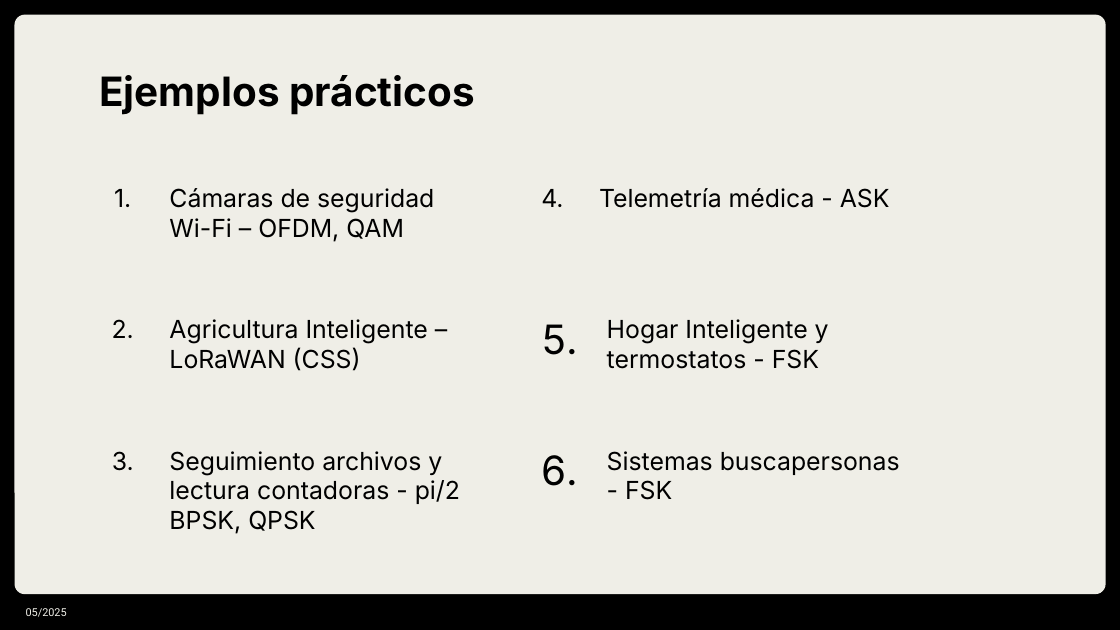
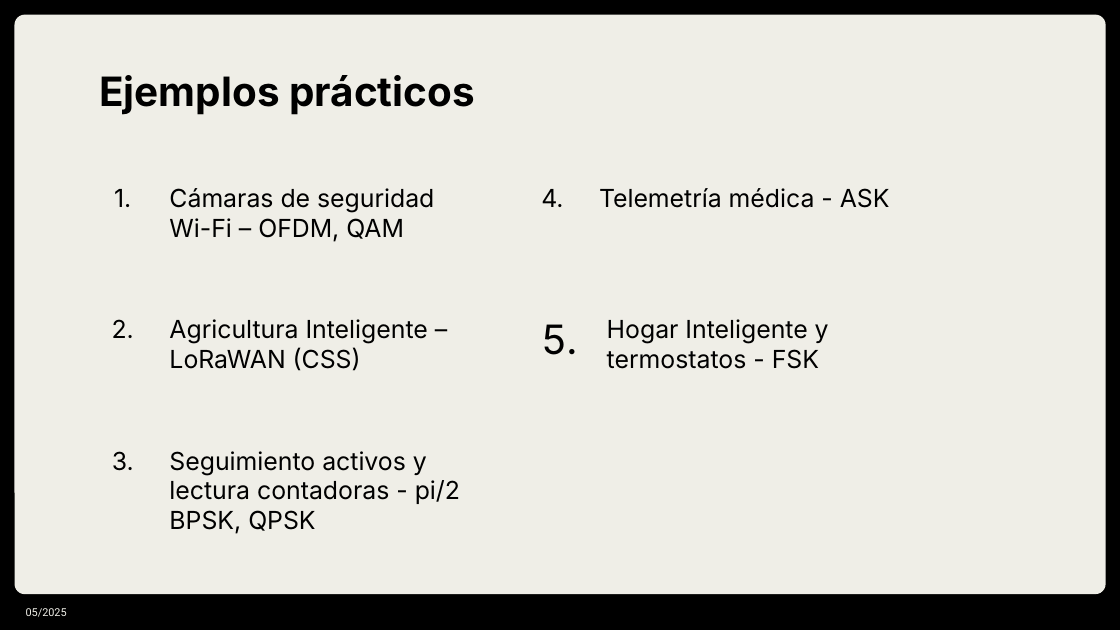
Before and after one commit to juanluserra/master_bigdata, a slide deck: slide 13 of IOT/trabajo/presentacion.pptx. Drawn at 1120x630 pixels with LibreOffice and Linux fonts; fonts in the diff are those of the drawing. Boxes give left, top, right and bottom in pixels: in the first picture for what was removed or moved away, otherwise in the second. Text is boxed around its words. In the diff, an @@ line names an element or a change of style, - is before the commit and + after.

Commit message:
Correciones en la presentacion.

```diff
--- a/IOT/trabajo/presentacion.pptx
+++ b/IOT/trabajo/presentacion.pptx
@@ subtitle at (169, 451, 460, 534): text changed @@
-Seguimiento archivos y lectura contadoras - pi/2 BPSK, QPSK
+Seguimiento activos y lectura contadoras - pi/2 BPSK, QPSK
@@ text removed at (542, 455, 579, 486) @@
-6.
@@ text removed at (607, 451, 900, 500) @@
-Sistemas buscapersonas - FSK
```
Also in this commit, not shown: 2 other files.
